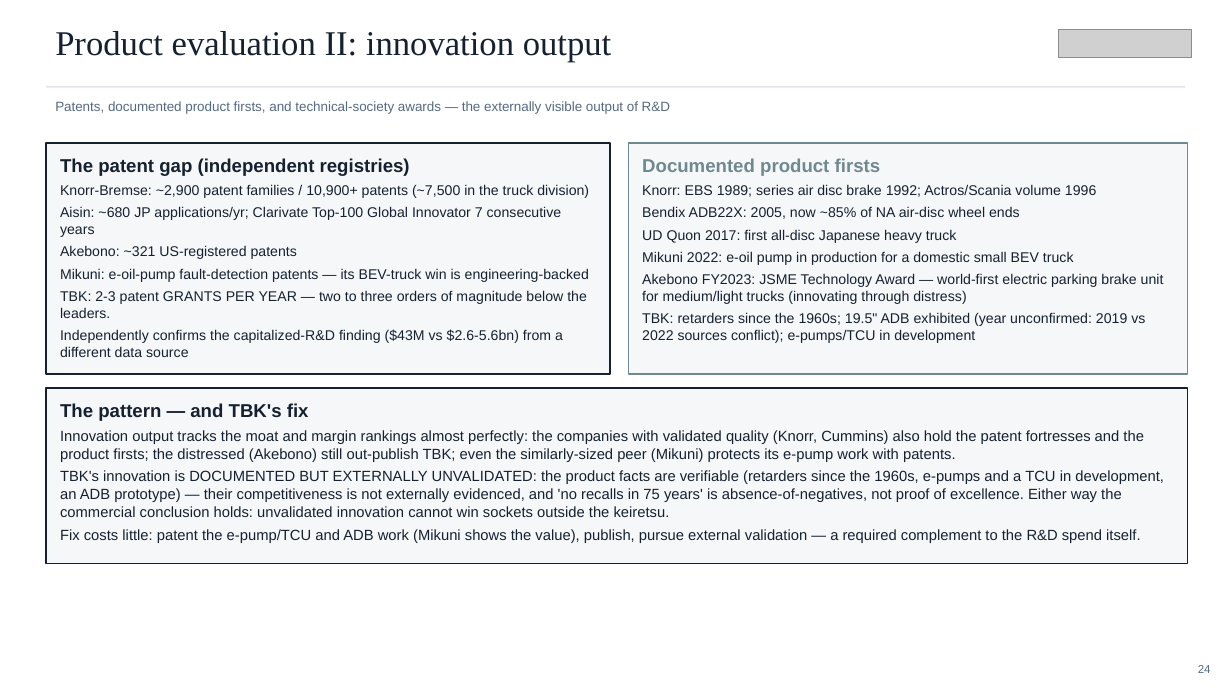
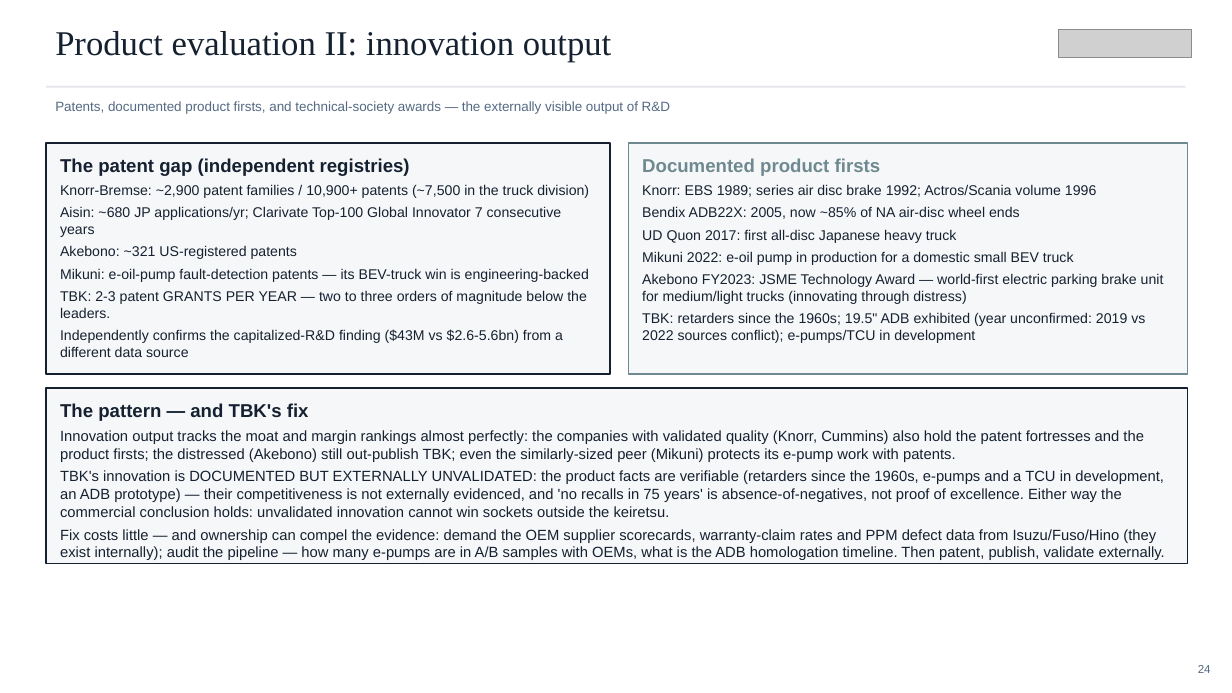
Before and after one commit to charette-lab/Claude, a slide deck: slide 24 of TBK_rd_gap_slides.pptx. Drawn at 1232x693 pixels with LibreOffice and Linux fonts; fonts in the diff are those of the drawing; grey boxes stand for pictures. Boxes give left, top, right and bottom in pixels: in the first picture for what was removed or moved away, otherwise in the second. Text is boxed around its words. In the diff, an @@ line names an element or a change of style, - is before the commit and + after.

```diff
--- a/TBK_rd_gap_slides.pptx
+++ b/TBK_rd_gap_slides.pptx
@@ text in rectangle at [60, 529, 1165, 560]: text changed @@
-Fix costs little: patent the e-pump/TCU and ADB work (Mikuni shows the value), publish, pursue external validation — a required complement to the R&D spend itself.
+Fix costs little — and ownership can compel the evidence: demand the OEM supplier scorecards, warranty-claim rates and PPM defect data from Isuzu/Fuso/Hino (they exist internally); audit the pipeline — how many e-pumps are in A/B samples with OEMs, what is the ADB homologation timeline. Then patent, publish, validate externally.
```
Also in this commit, not shown: 4 other slides changed, 3 other files.
